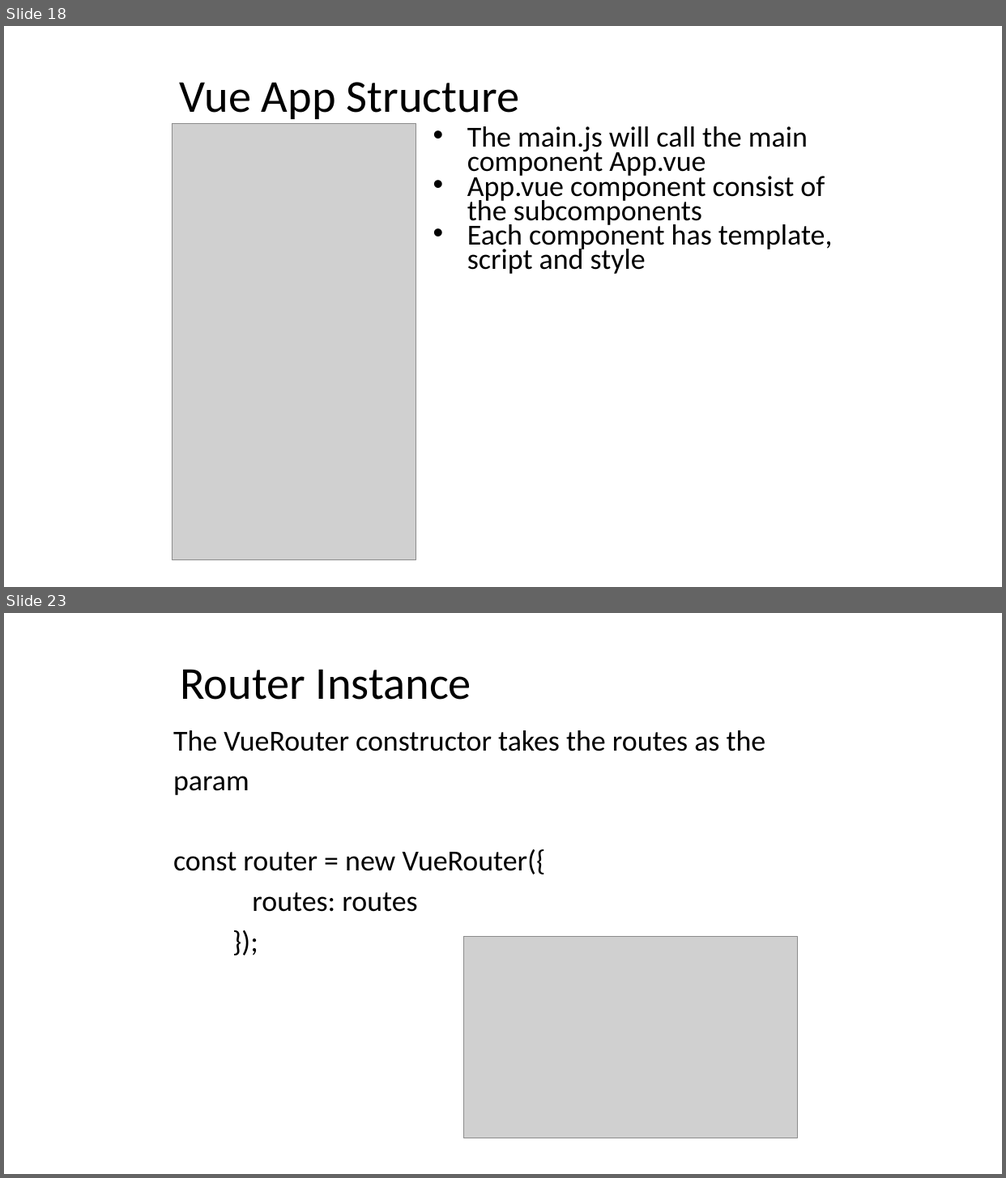
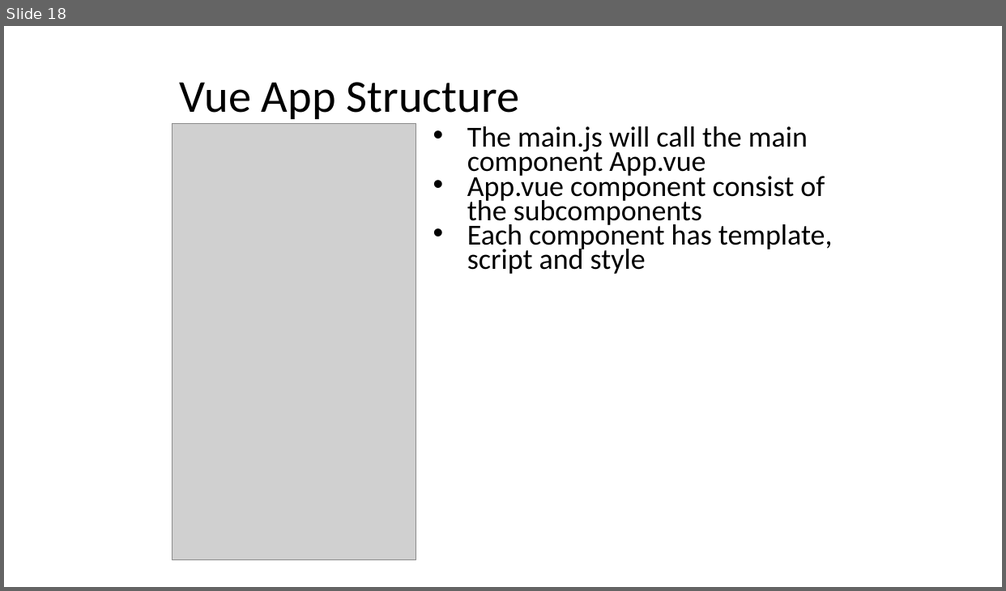
Before and after one commit to auzadventure/vue-advanced, a slide deck: Vue JS 102.pptx. Shown one above the other, each under a label of ours: slides 18 and 23 before the commit, slide 18 after it; the slides between them are not shown. The pictures are 1006x1178 and 1006x591 pixels, drawn with LibreOffice and Linux fonts; fonts in the diff are those of the drawing; grey boxes stand for pictures. Boxes give left, top, right and bottom in pixels: in the first picture for what was removed or moved away, otherwise in the second. Text is boxed around its words. In the diff, an @@ line names an element or a change of style, - is before the commit and + after.

```diff
--- a/Vue JS 102.pptx
+++ b/Vue JS 102.pptx
@@ slide 23 removed at [4,613,1002,1174], background #FFFFFF @@
@@ title removed at [180,669,471,700] @@
-Router Instance
@@ text removed at [173,730,766,912] @@
-The VueRouter constructor takes the routes as the param
-const router = new VueRouter({
-routes: routes
-});
@@ picture removed at [463,936,798,1139] @@
```
Also in this commit, not shown: 8 slides changed, 4 slides added, 6 other slides removed, 1 other file.
